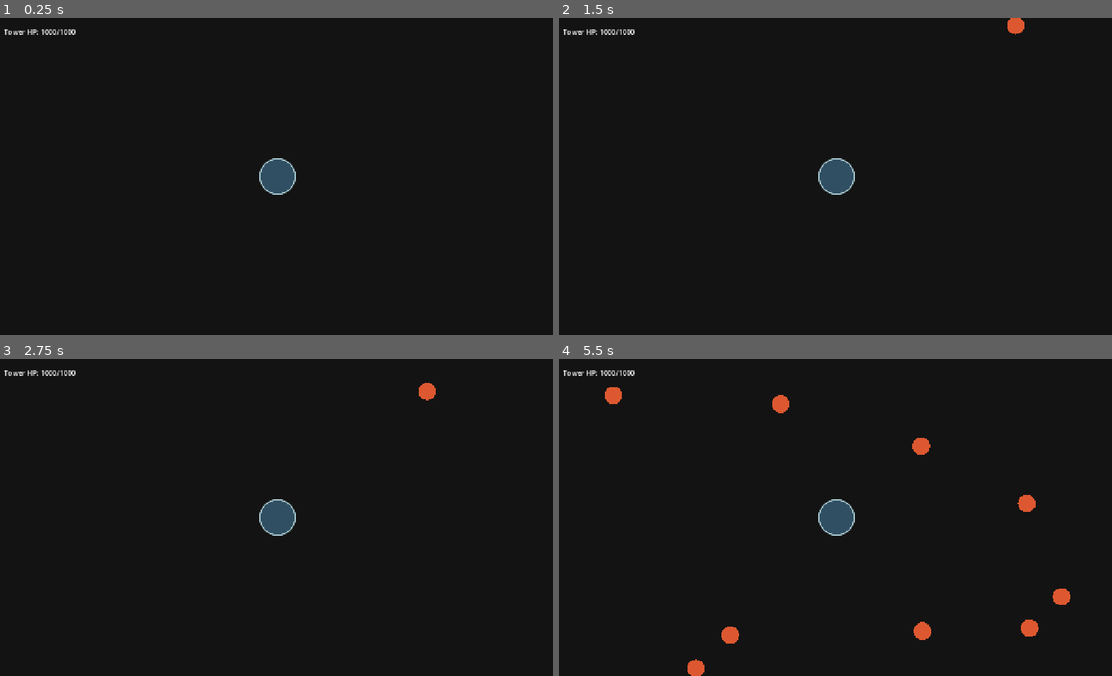
Above: before the commit, frames 1-4 (two rows, left to right).
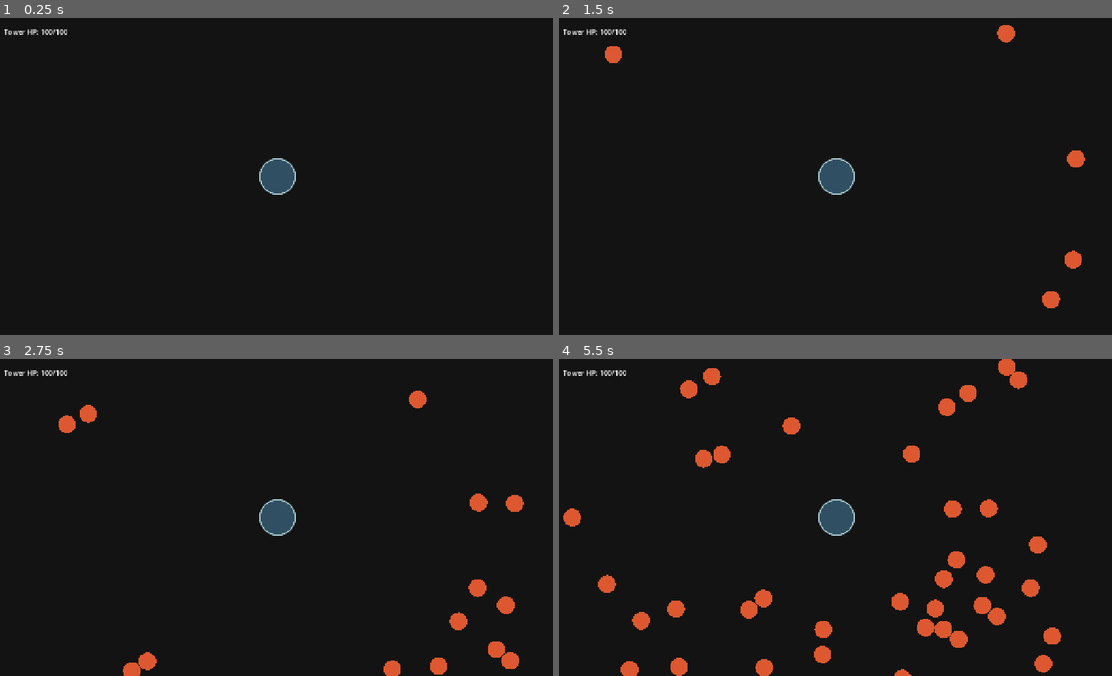
Above: after the commit, the same moments.

Repository: DennisRas/TowerDefenseWithCards
Game: Godot game, scene res://scenes/main.tscn
The game is run twice, just before and just after one commit, with the same random seed, the same clock (stepped at 60 frames per second) and the same inputs.
Inputs:
- Up to frame 1 (0.25 s): no input
- Up to frame 2 (1.5 s): tap Enter at 0.5 s
- Up to frame 3 (2.75 s): no input
- Up to frame 4 (5.5 s): no input

The runs differ from the first frame. In frame 1, less than 0.1% of the frame differs, in the area x 9-14%, y 3-6%; in frame 2, 0.8%; in frame 3, 2.0%; in frame 4, 6.2%, in the area x 0-93%, y 0-100%.

Commit message:
Add game over overlay

Diff:
--- a/project.godot
+++ b/project.godot
@@ -14,6 +14,10 @@
 run/main_scene="uid://bd1iu2a6cy4j3"
 config/features=PackedStringArray("4.7", "Forward Plus")
 config/icon="res://icon.svg"
+
+[autoload]
+
+Game="*uid://bqq8d3mm8lev7"
 
 [display]
 
--- a/scenes/main.tscn
+++ b/scenes/main.tscn
@@ -4,6 +4,11 @@
 [ext_resource type="PackedScene" uid="uid://usjvnuy1iksc" path="res://scenes/arena.tscn" id="2_jyhfs"]
 [ext_resource type="Script" uid="uid://cr3vu3udfm46n" path="res://scripts/arena.gd" id="3_tbgi4"]
 [ext_resource type="Script" uid="uid://baavm7skyvx5y" path="res://scripts/hud.gd" id="4_jyhfs"]
+[ext_resource type="Script" uid="uid://bqq8d3mm8lev7" path="res://scripts/game.gd" id="5_tbgi4"]
+
+[sub_resource type="LabelSettings" id="LabelSettings_a2djh"]
+font_size = 64
+font_color = Color(0.92360234, 0.30274448, 0.10450987, 1)
 
 [node name="Main" type="Node2D" unique_id=1025212204]
 script = ExtResource("1_sugp2")
@@ -12,6 +17,7 @@
 script = ExtResource("3_tbgi4")
 
 [node name="HUD" type="CanvasLayer" parent="." unique_id=1510660931]
+process_mode = 3
 script = ExtResource("4_jyhfs")
 
 [node name="TowerHPLabel" type="Label" parent="HUD" unique_id=1695276261]
@@ -19,3 +25,40 @@
 offset_top = 20.0
 offset_right = 60.0
 offset_bottom = 43.0
+
+[node name="GameOverPanel" type="Panel" parent="HUD" unique_id=405435042]
+visible = false
+top_level = true
+anchors_preset = 15
+anchor_right = 1.0
+anchor_bottom = 1.0
+grow_horizontal = 2
+grow_vertical = 2
+
+[node name="CenterContainer" type="CenterContainer" parent="HUD/GameOverPanel" unique_id=1582872051]
+layout_mode = 1
+anchors_preset = 15
+anchor_right = 1.0
+anchor_bottom = 1.0
+grow_horizontal = 2
+grow_vertical = 2
+
+[node name="VBoxContainer" type="VBoxContainer" parent="HUD/GameOverPanel/CenterContainer" unique_id=49433820]
+layout_mode = 2
+theme_override_constants/separation = 5
+
+[node name="GameOver" type="Label" parent="HUD/GameOverPanel/CenterContainer/VBoxContainer" unique_id=31683401]
+layout_mode = 2
+text = "GAME OVER"
+label_settings = SubResource("LabelSettings_a2djh")
+horizontal_alignment = 1
+vertical_alignment = 1
+
+[node name="ClickToRestart" type="Label" parent="HUD/GameOverPanel/CenterContainer/VBoxContainer" unique_id=203772242]
+layout_mode = 2
+text = "Click to start again"
+horizontal_alignment = 1
+vertical_alignment = 1
+
+[node name="Game" type="Node" parent="." unique_id=189878298]
+script = ExtResource("5_tbgi4")
--- a/scripts/enemy.gd
+++ b/scripts/enemy.gd
@@ -19,8 +19,6 @@
 				body.take_damage(damage)
 				queue_free()
 				return
-	else:
-		print("No target")
 
 func _draw() -> void:
 	draw_circle(Vector2.ZERO, 20, Color(0.867, 0.345, 0.188, 1.0))
--- /dev/null
+++ b/scripts/game.gd
@@ -0,0 +1,19 @@
+extends Node
+
+enum State {
+	PLAYING,
+	GAME_OVER
+}
+
+var state = State.PLAYING
+
+signal state_changed
+
+func end():
+	if state == State.GAME_OVER:
+		return
+
+	state = State.GAME_OVER
+	get_tree().paused = true
+	state_changed.emit(state)
+	print("Game over!")
--- a/scripts/hud.gd
+++ b/scripts/hud.gd
@@ -2,10 +2,19 @@
 
 @onready var label = $TowerHPLabel
 @onready var tower = $"../Arena/Tower"
+@onready var overlay = $GameOverPanel
 
 func _ready():
+	process_mode = Node.PROCESS_MODE_ALWAYS
+	Game.state_changed.connect(state_changed)
 	tower.health_changed.connect(update_hp_label)
 	update_hp_label(tower.current_hp, tower.max_hp)
 
 func update_hp_label(current, max):
 	label.text = "Tower HP: %d/%d" % [current, max]
+
+func state_changed(state):
+	if state == Game.State.GAME_OVER:
+		overlay.visible = true
+	else:
+		overlay.visible = false
--- a/scripts/spawner.gd
+++ b/scripts/spawner.gd
@@ -1,7 +1,7 @@
 extends Node2D
 
 @export var enemy_scene: PackedScene
-@export var spawn_interval := 0.5
+@export var spawn_interval := 0.1
 
 var timer := 0.0
 
@@ -12,6 +12,9 @@
 
 # Called every frame. 'delta' is the elapsed time since the previous frame.
 func _process(delta: float) -> void:
+	# if Game.state != Game.State.PLAYING:
+	# 	return
+
 	timer += delta
 
 	if timer >= spawn_interval:
@@ -32,3 +35,4 @@
 	)
 
 	enemy.target = get_parent().get_node("Tower")
+	print("Enemy spawned")
--- a/scripts/tower.gd
+++ b/scripts/tower.gd
@@ -2,7 +2,7 @@
 
 signal health_changed(current_hp, max_hp)
 
-@export var max_hp := 1000
+@export var max_hp := 100
 var current_hp: int
 
 func _ready() -> void:
@@ -20,6 +20,7 @@
 func destroy():
 	print("Tower destroyed!")
 	queue_free()
+	Game.end()
 
 func _process(delta: float) -> void:
 	pass
Not shown, added: scripts/game.gd.uid
